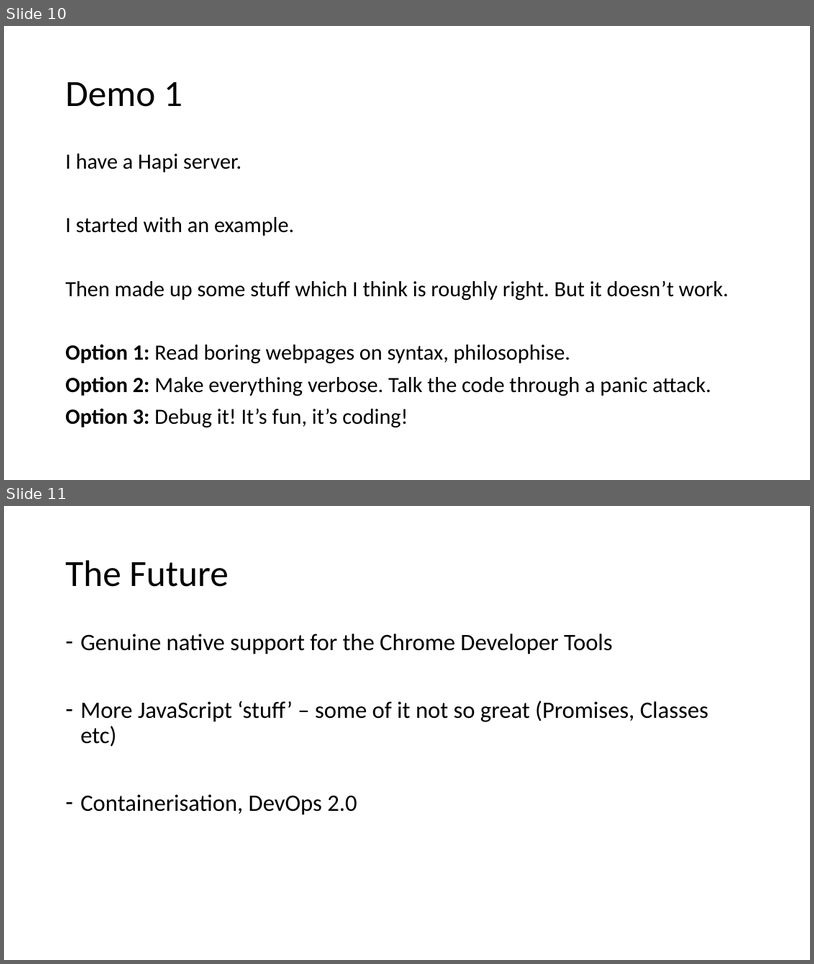
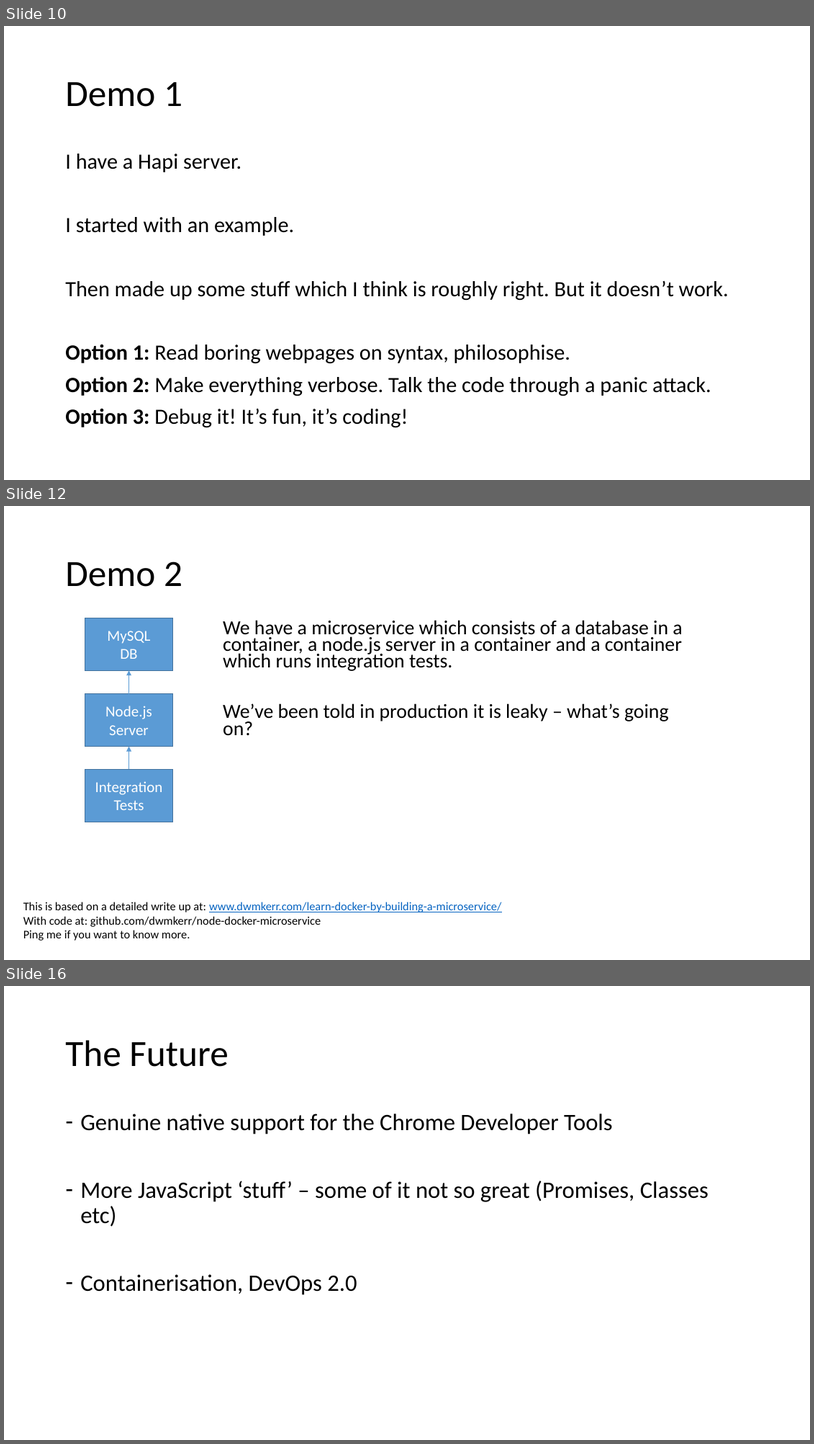
Before and after one commit to dwmkerr/effective-nodejs-debugging, a slide deck: slides/Effective NodeJS Debugging.pptx. Shown one above the other, each under a label of ours: slides 10 and 11 before the commit, slides 10, 12 and 16 after it; the slides between them are not shown. The pictures are 814x964 and 814x1444 pixels, drawn with LibreOffice and Linux fonts; fonts in the diff are those of the drawing. Boxes give left, top, right and bottom in pixels: in the first picture for what was removed or moved away, otherwise in the second. Text is boxed around its words. In the diff, an @@ line names an element or a change of style, - is before the commit and + after.

```diff
--- a/slides/Effective NodeJS Debugging.pptx
+++ b/slides/Effective NodeJS Debugging.pptx
@@ slide 12 added at <box>4,506,810,960</box>, background #FFFFFF @@
@@ title added at <box>65,561,183,587</box>, 44 pt, text #000000 @@
+Demo 2
@@ rectangle added at <box>85,618,173,671</box>, fill #5B9BD5, outline #43739E 1 pt, 18 pt, text #FFFFFF @@
+MySQL
+DB
@@ text added at <box>223,620,682,736</box>, 23.8 pt, text #000000 @@
+We have a microservice which consists of a database in a container, a node.js server in a container and a container which runs integration tests.
+We’ve been told in production it is leaky – what’s going on?
@@ arrow added from (129, 693) to (129, 671), #5B9BD5 0.5 pt @@
@@ rectangle added at <box>85,693,173,746</box>, fill #5B9BD5, outline #43739E 1 pt, 18 pt, text #FFFFFF @@
+Node.js
+Server
@@ arrow added from (129, 769) to (129, 746), #5B9BD5 0.5 pt @@
@@ rectangle added at <box>85,769,173,822</box>, fill #5B9BD5, outline #43739E 1 pt, 18 pt, text #FFFFFF @@
+Integration Tests
@@ text added at <box>23,901,502,940</box>, 14 pt, text #000000 @@
+This is based on a detailed write up at: www.dwmkerr.com/learn-docker-by-building-a-microservice/
+With code at: github.com/dwmkerr/node-docker-microservice
+Ping me if you want to know more.
@@ what was slide 11 is now slide 16 @@
```
Also in this commit, not shown: 1 slide changed, 5 other slides added, 2 other files.
